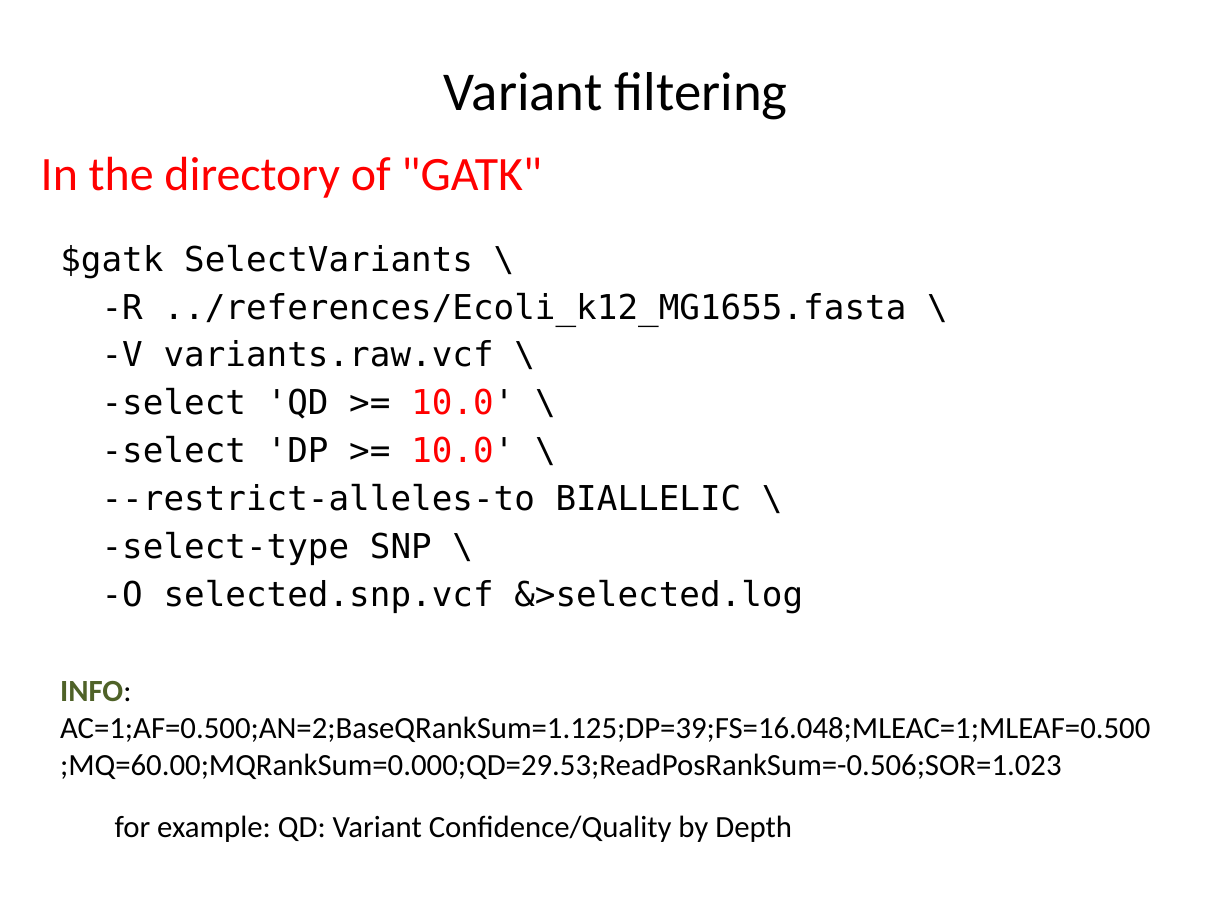
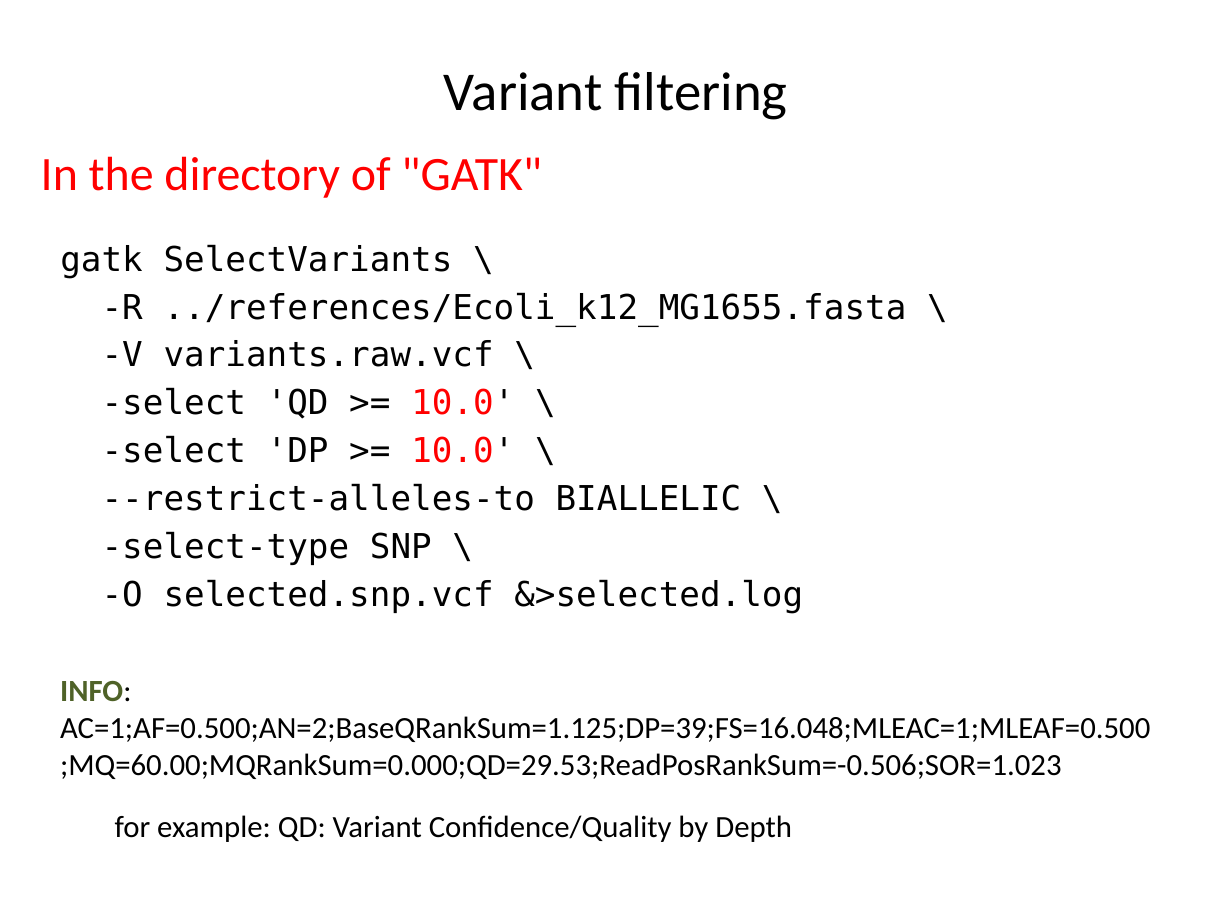
Before and after one commit to liu3zhenlab/teaching, a slide deck: slide 11 of PLPTH813Bioinformatis/2023/labs/lab06_variants.pptx (slide 12 before the commit). Drawn at 1232x924 pixels with LibreOffice and Linux fonts; fonts in the diff are those of the drawing. Boxes give left, top, right and bottom in pixels: in the first picture for what was removed or moved away, otherwise in the second. Text is boxed around its words. In the diff, an @@ line names an element or a change of style, - is before the commit and + after.

```diff
--- a/PLPTH813Bioinformatis/2023/labs/lab06_variants.pptx
+++ b/PLPTH813Bioinformatis/2023/labs/lab06_variants.pptx
@@ text at bbox=[60, 244, 453, 278]: text changed @@
-$gatk SelectVariants \
+gatk SelectVariants \
```
Also in this commit, not shown: 7 other slides changed, 1 slide removed, 4 other files.
